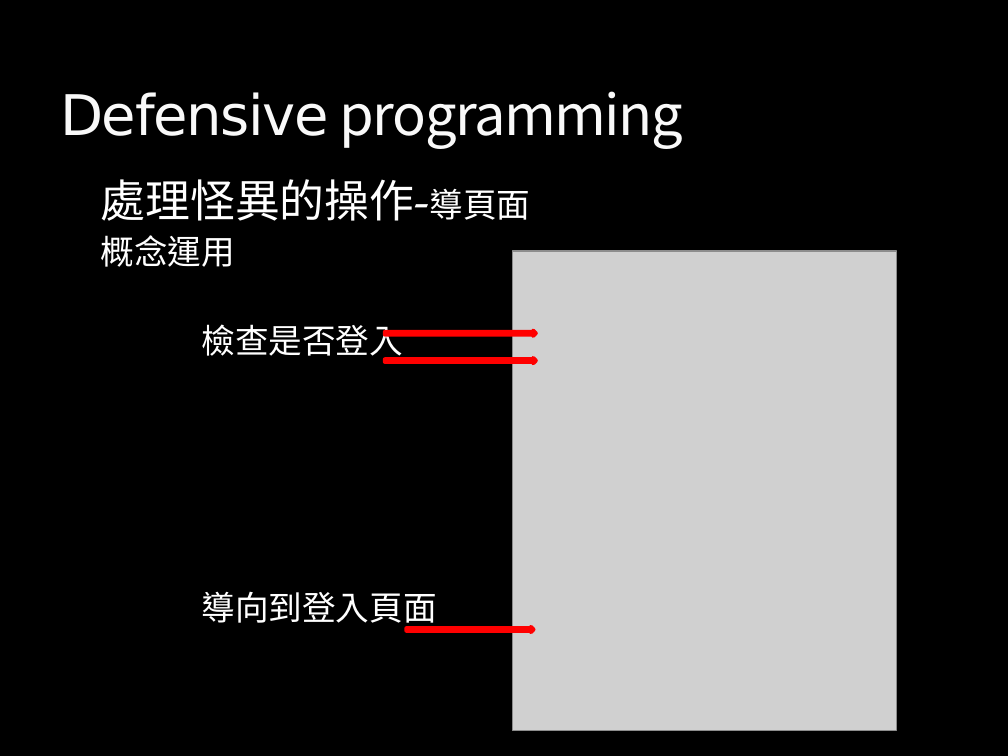
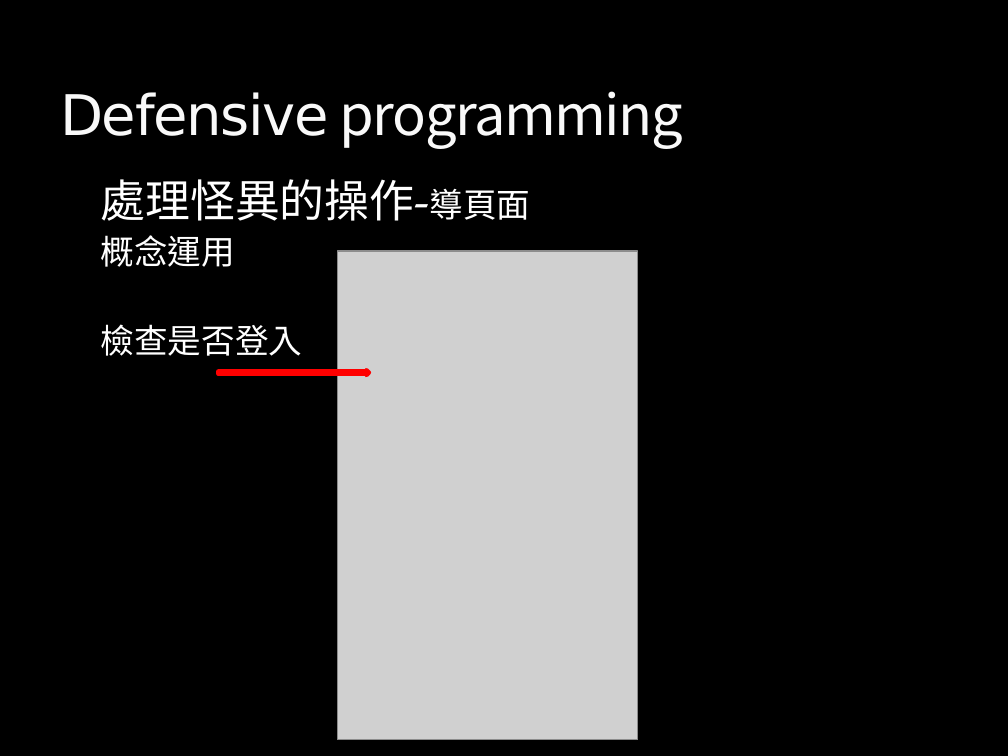
Before and after one commit to boris410/gitlab, a slide deck: slide 16 of 研一/作業二/defensive/Learning Defensive programming.pptx (slide 15 before the commit). Drawn at 1008x756 pixels with LibreOffice and Linux fonts; fonts in the diff are those of the drawing; grey boxes stand for pictures; background and template pictures are left out. Boxes give left, top, right and bottom in pixels: in the first picture for what was removed or moved away, otherwise in the second. Text is boxed around its words. In the diff, an @@ line names an element or a change of style, - is before the commit and + after.

```diff
--- a/研一/作業二/defensive/Learning Defensive programming.pptx
+++ b/研一/作業二/defensive/Learning Defensive programming.pptx
@@ picture added at (x1=338, y1=251, x2=638, y2=740) @@
@@ picture removed at (x1=512, y1=251, x2=896, y2=731) @@
@@ right arrow removed at (x1=385, y1=358, x2=536, y2=363) @@
@@ right arrow moved from (x1=385, y1=331, x2=536, y2=336) to (x1=219, y1=370, x2=370, y2=375) @@
@@ text at (x1=201, y1=591, x2=436, y2=630): paragraph removed @@
-  導向到登入頁面
@@ right arrow removed at (x1=406, y1=627, x2=533, y2=632) @@
```
Also in this commit, not shown: 6 other slides changed, 2 slides added, 1 slide removed, 6 other files.
